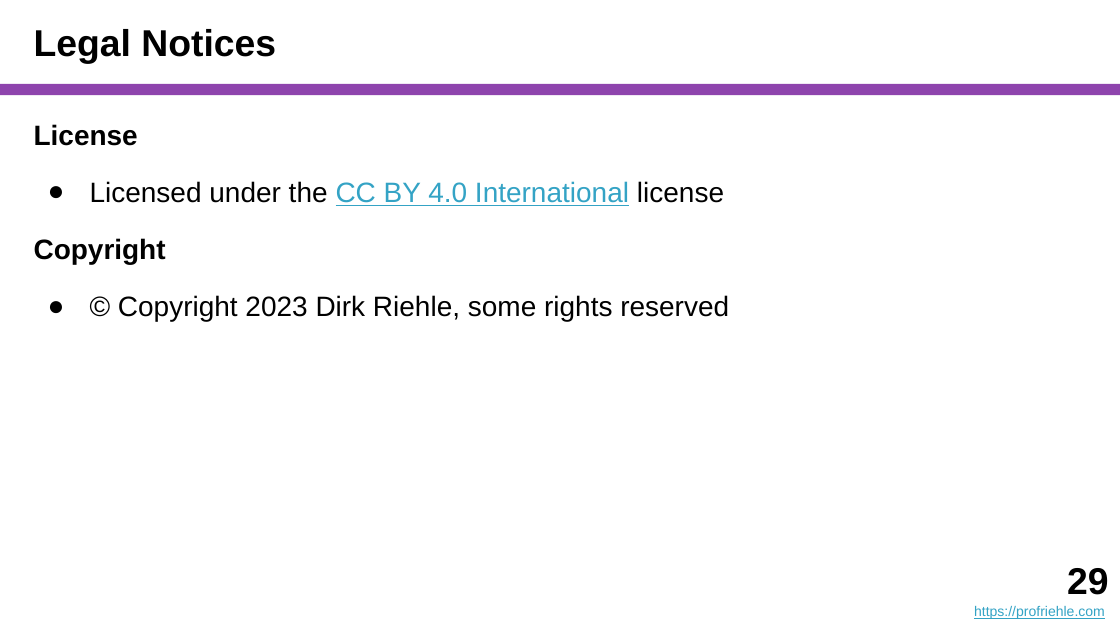
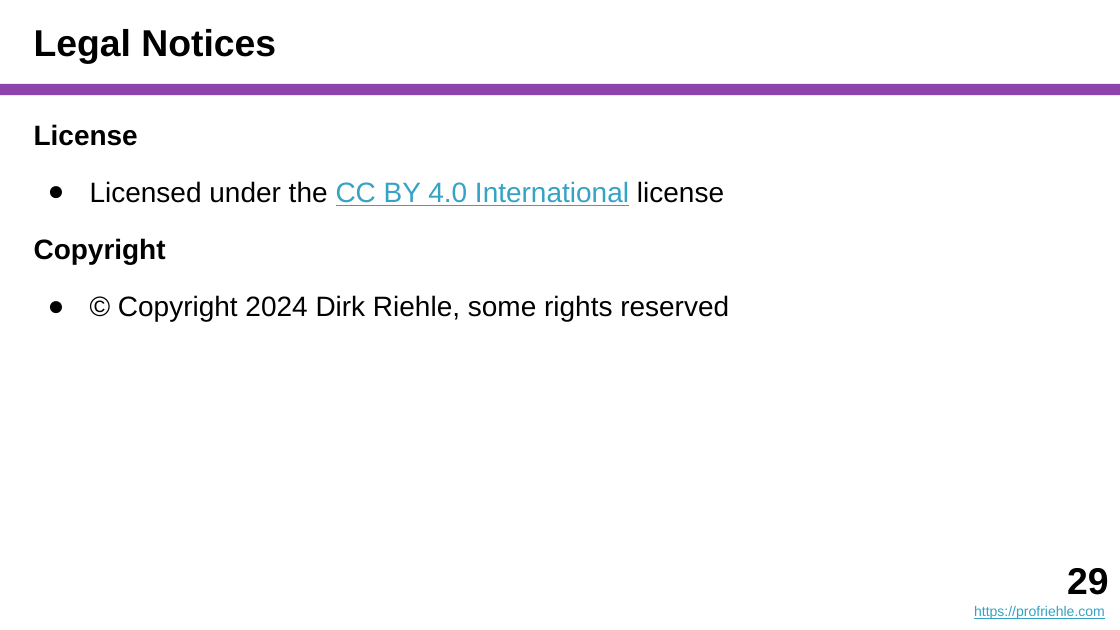
Before and after one commit to dirkriehle/coach-course, a slide deck: slide 29 of Lecture Slides/COACH A02 - The AMOS Coach.pptx. Drawn at 1120x630 pixels with LibreOffice and Linux fonts; fonts in the diff are those of the drawing. Boxes give left, top, right and bottom in pixels: in the first picture for what was removed or moved away, otherwise in the second. Text is boxed around its words. In the diff, an @@ line names an element or a change of style, - is before the commit and + after.

```diff
--- a/Lecture Slides/COACH A02 - The AMOS Coach.pptx
+++ b/Lecture Slides/COACH A02 - The AMOS Coach.pptx
@@ text at box(118, 295, 729, 322): text changed @@
-● © Copyright 2023 Dirk Riehle, some rights reserved
+● © Copyright 2024 Dirk Riehle, some rights reserved
```
Also in this commit, not shown: 10 other slides changed, 3 other files.
